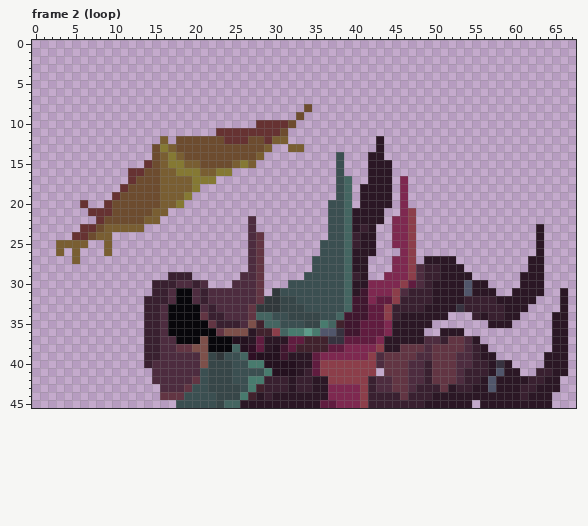
Pixel-art file -- Aseprite/Player/Player_Land.aseprite. That is the earlier state.
80x53 pixels, 3 frames. Colours within 5 levels of each other are drawn and written as one. Shown: frame 2 (loop). The old version is drawn lined up with the new one, on the new canvas. The commit also changed other frames, which this record leaves out.
And afterwards:
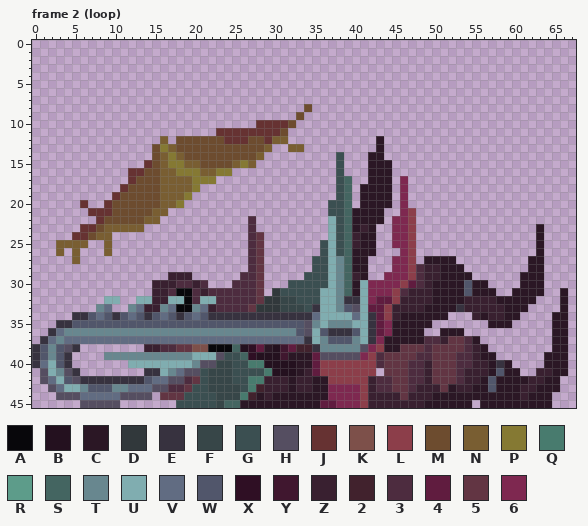
Palette (. is transparent): A #08070b  B #24111f  C #2b1725  D #31383b  E #37323f  F #374648  G #3b4f51  H #554e61  J #663232  K #7d504a  L #8c3e4a  M #6d4c2f  N #795e32  P #857933  Q #487b6e  R #5d9c8a  S #446561  T #68878f  U #80adb0  V #616c82  W #51566b  X #2f0f24  Y #40172f  Z #392030  2 #41222d  3 #4d2c3f  4 #601c3f  5 #623543  6 #7e2850
Changes in this commit:
canvas 80x53 -> 68x46, the old top-left corner now at -6,-7 (the part of the old canvas that was cut away was empty and is not shown)
Changed rows in their new state; - is an unchanged pixel.
Frame 2 (loop):
first column x 0:
22 -------------------------------------U-----
23 -------------------------------------U-----
24 -------------------------------------U-----
25 -------------------------------------U-----
26 -------------------------------------U-----
27 -------------------------------------UT----
28 -------------------------------------UT----
29 -------------------------------------UT----
30 -------------------------------------UT--U-
31 ------------------------------------UUT--U-
32 ---------UU--UU--UU--UU-------------UUTEEU-
33 --------TV--TV--TV--TV-------------EUUTWHU-
34 -----EEWVWEWVWEWVWEWVWEEEEEEEEEEEEEVUUUUVUE
35 ---EEWWWWWWWWWWWWWWWWWWWWWWWWWWWWWHTUTTTUUE
36 --EVTTTTTTTTTTTTTTTTTTTTTTTTTTTTTWHU-E-EWUE
37 -EVTVVVVVVVVVVVVVVVVVVVVVVVVVVVVVVEUTWWWTUE
38 EWTWHE-----------------------------ETTTTTH-
39 EWTWE----TTTTTTTTTTTUUUH------------HHHHH--
40 EVUWE-------UUUUUUUUTHH--------------------
41 -HUTHE--------EEUTVHH----------------------
42 -HVUWHEEEEEEEEWVVHH------------------------
43 --HVUUTWWWTTVVVHH--------------------------
44 ---HHHVVVVVHHHH----------------------------
45 ------HHHHH--------------------------------
